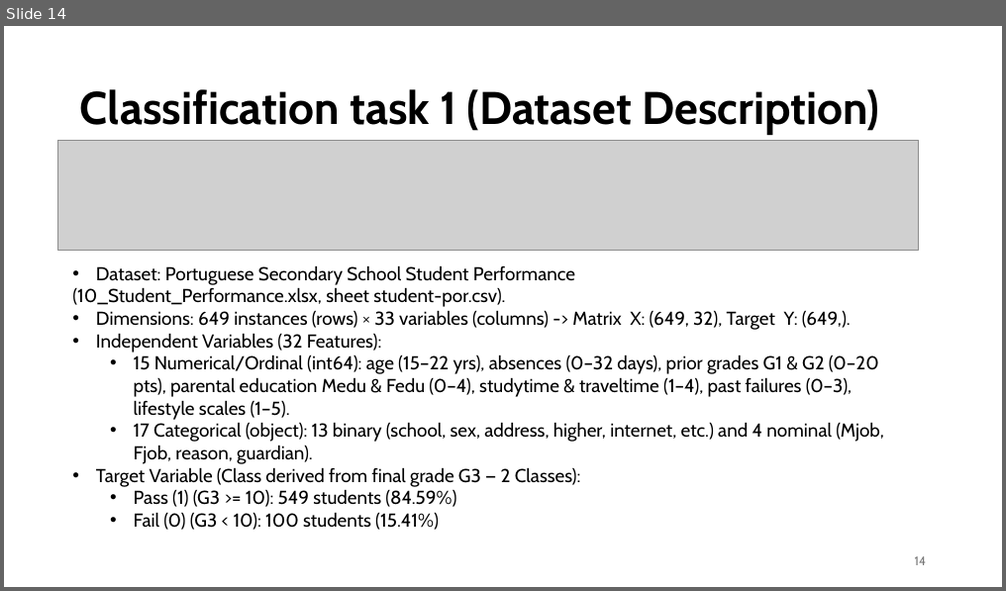
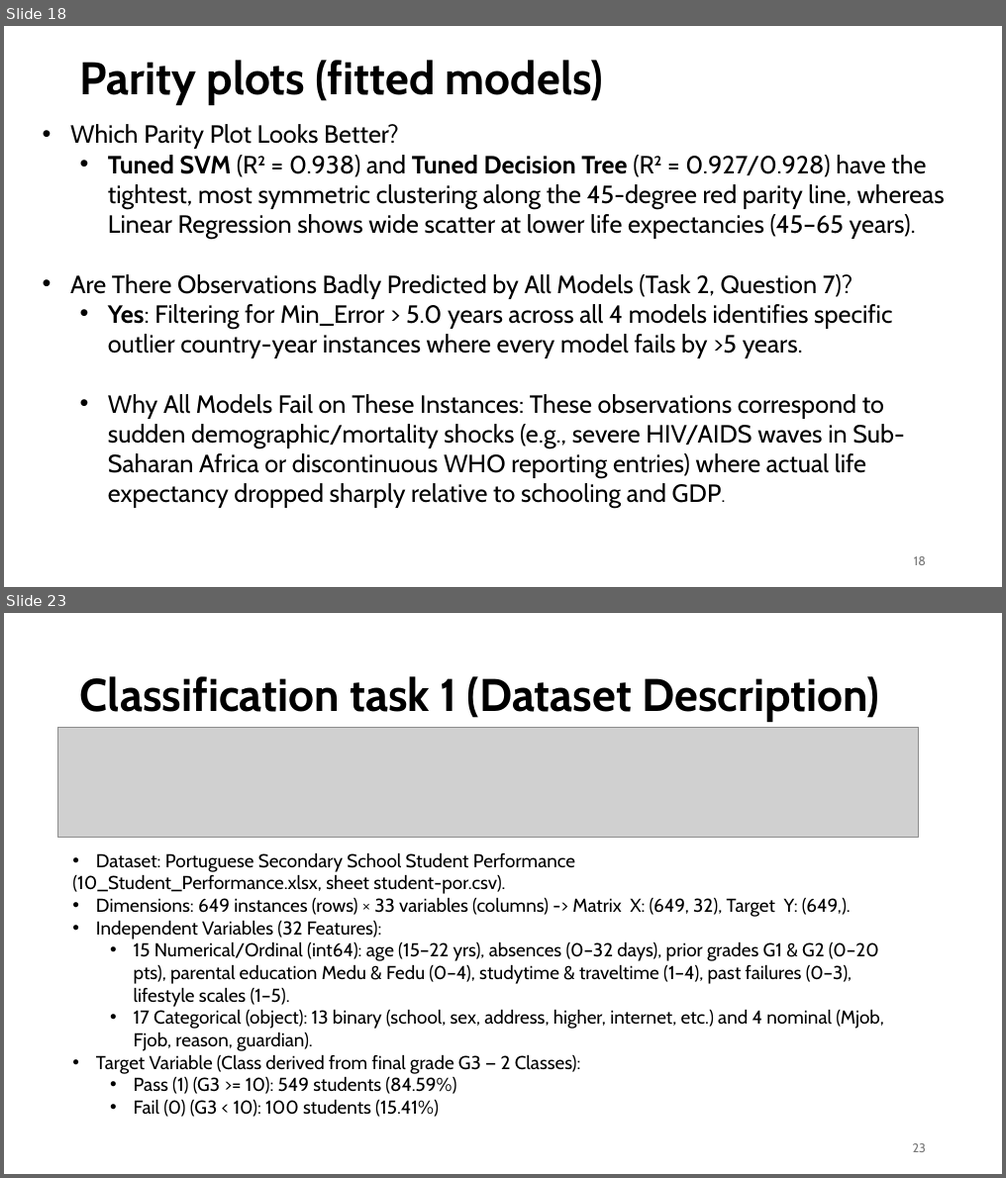
Before and after one commit to azelarabchakour/Data-science-assignments, a slide deck: Assignment-1/Assignment-1.pptx. Shown one above the other, each under a label of ours: slide 14 before the commit, slides 18 and 23 after it; the slides between them are not shown. The pictures are 1006x591 and 1006x1178 pixels, drawn with LibreOffice and Linux fonts; fonts in the diff are those of the drawing; grey boxes stand for pictures. Boxes give left, top, right and bottom in pixels: in the first picture for what was removed or moved away, otherwise in the second. Text is boxed around its words. In the diff, an @@ line names an element or a change of style, - is before the commit and + after.

```diff
--- a/Assignment-1/Assignment-1.pptx
+++ b/Assignment-1/Assignment-1.pptx
@@ slide 18 added at (x1=4, y1=26, x2=1002, y2=587), background #FFFFFF @@
@@ title added at (x1=80, y1=60, x2=604, y2=105), 44 pt, text #000000, bold @@
+Parity plots (fitted models)
@@ text added at (x1=70, y1=124, x2=944, y2=508), 24 pt, text #000000 @@
+• Which Parity Plot Looks Better?
+  • Tuned SVM (R² = 0.938) and Tuned Decision Tree (R² = 0.927/0.928) have the tightest, most symmetric clustering along the 45-degree red parity line, whereas Linear Regression shows wide scatter at lower life expectancies (45–65 years).
+• Are There Observations Badly Predicted by All Models (Task 2, Question 7)?
+  • Yes: Filtering for Min_Error > 5.0 years across all 4 models identifies specific outlier country-year instances where every model fails by >5 years.
+  • Why All Models Fail on These Instances: These observations correspond to sudden demographic/mortality shocks (e.g., severe HIV/AIDS waves in Sub-Saharan Africa or discontinuous WHO reporting entries) where actual life expectancy dropped sharply relative to schooling and GDP.
@@ page number added at (x1=914, y1=557, x2=926, y2=566), 12 pt, text #797979 @@
+18
@@ what was slide 14 is now slide 23 @@
@@ page number at (x1=913, y1=1144, x2=926, y2=1153): text changed @@
-14
+23
```
Also in this commit, not shown: 8 slides changed, 11 other slides added, 3 slides removed, 11 other files.
